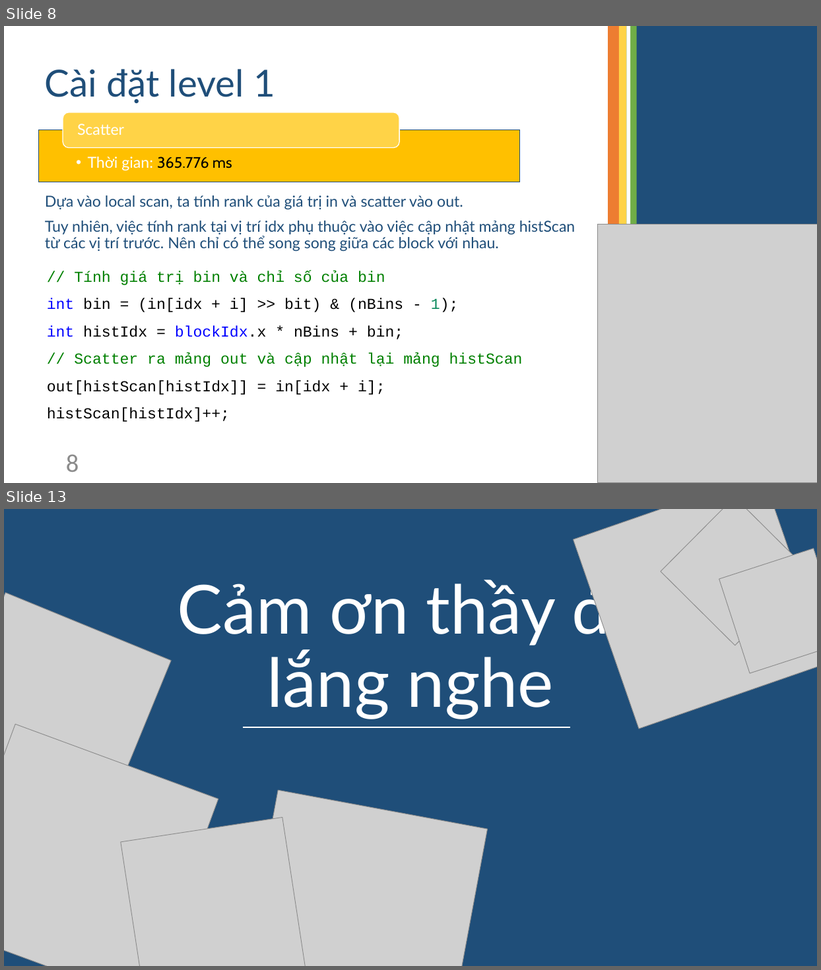
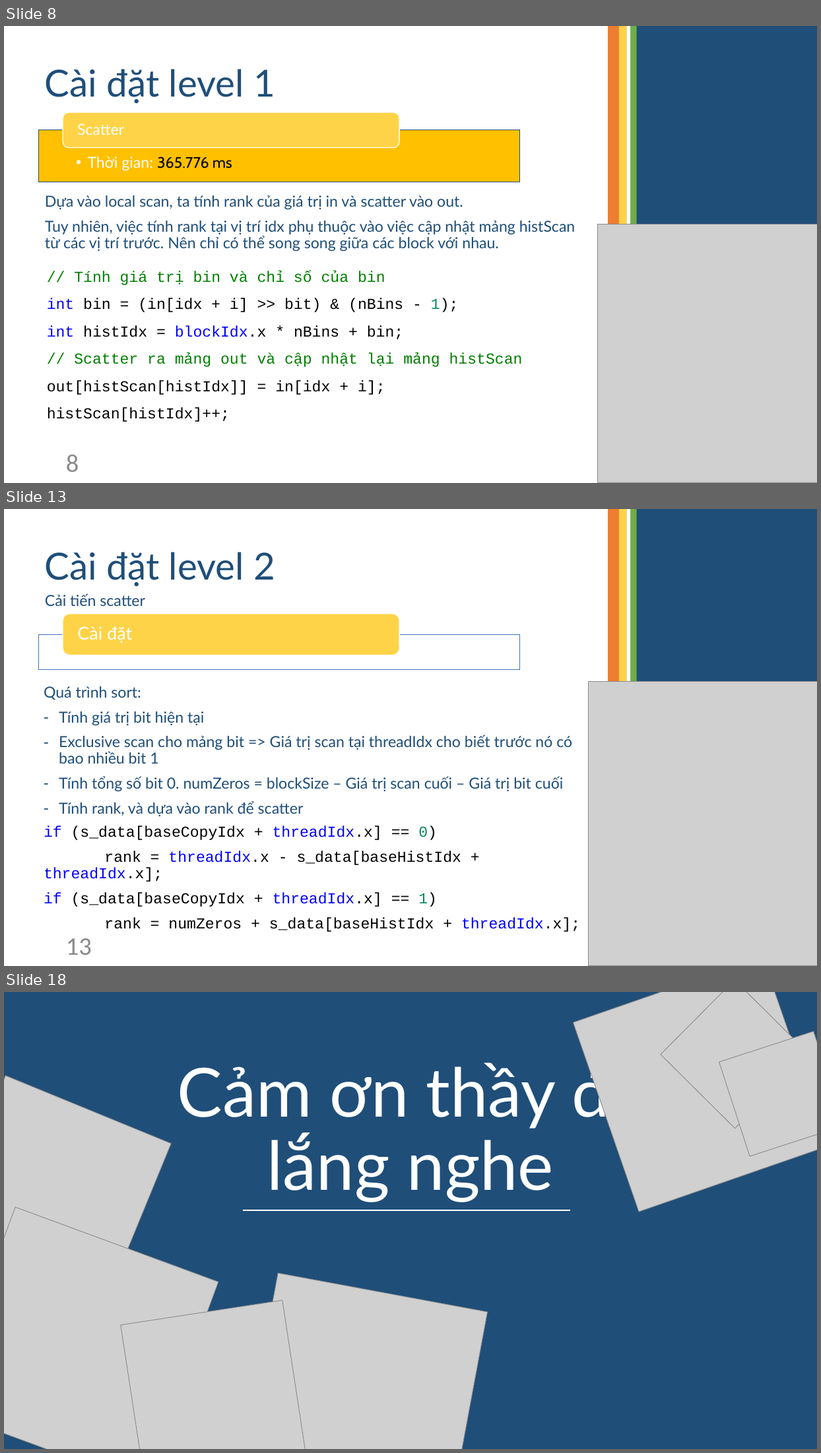
Before and after one commit to TruongNgocTai/GPU_finalProject, a slide deck: Radix Sort.pptx. Shown one above the other, each under a label of ours: slides 8 and 13 before the commit, slides 8, 13 and 18 after it; the slides between them are not shown. The pictures are 821x970 and 821x1453 pixels, drawn with LibreOffice and Linux fonts; fonts in the diff are those of the drawing; grey boxes stand for pictures. Boxes give left, top, right and bottom in pixels: in the first picture for what was removed or moved away, otherwise in the second. Text is boxed around its words. In the diff, an @@ line names an element or a change of style, - is before the commit and + after.

```diff
--- a/Radix Sort.pptx
+++ b/Radix Sort.pptx
@@ slide 13 added at [4, 509, 817, 966], background #FFFFFF @@
@@ title added at [45, 552, 275, 586], 44 pt, text #1F4E79 @@
+Cài đặt level 2
@@ text added at [45, 593, 145, 606], 18 pt, text #1F4E79 @@
+Cải tiến scatter
@@ rounded rectangle added at [63, 614, 399, 656], fill #FFD347, outline #FFFFFF 1 pt @@
@@ text added at [77, 626, 132, 643], 21 pt, text #FFFFFF @@
+Cài đặt
@@ rectangle added at [39, 634, 520, 670], fill #FFFFFF at 90% opacity, outline #4472C4 1 pt @@
@@ text added at [44, 687, 572, 817], 18 pt, text #1F4E79 @@
+Quá trình sort:
+– Tính giá trị bit hiện tại
+– Exclusive scan cho mảng bit => Giá trị scan tại threadIdx cho biết trước nó có bao nhiều bit 1
+– Tính tổng số bit 0. numZeros = blockSize – Giá trị scan cuối – Giá trị bit cuối
+– Tính rank, và dựa vào rank để scatter
@@ group added at [588, 509, 817, 966]: 5 rectangles, 1 picture @@
@@ text added at [44, 826, 580, 932], 18 pt, text #000000 @@
+if (s_data[baseCopyIdx + threadIdx.x] == 0)
+rank = threadIdx.x - s_data[baseHistIdx + threadIdx.x];
+if (s_data[baseCopyIdx + threadIdx.x] == 1)
+rank = numZeros + s_data[baseHistIdx + threadIdx.x];
@@ page number added at [66, 939, 92, 955], 30 pt, text #8C8C8C @@
+13
@@ what was slide 13 is now slide 18 @@
```
Also in this commit, not shown: 4 slides changed, 7 other slides added, 3 slides removed, 1 other file.
